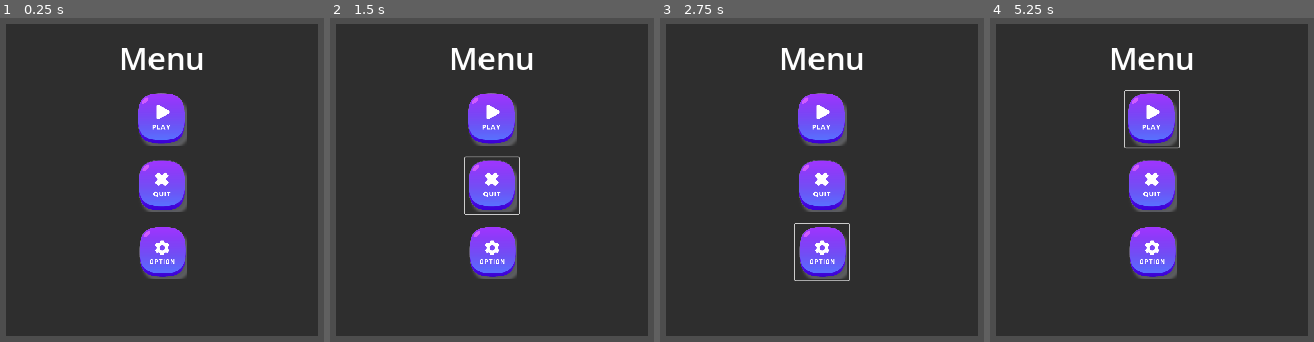
Above: before the commit, frames 1-4 (left to right).
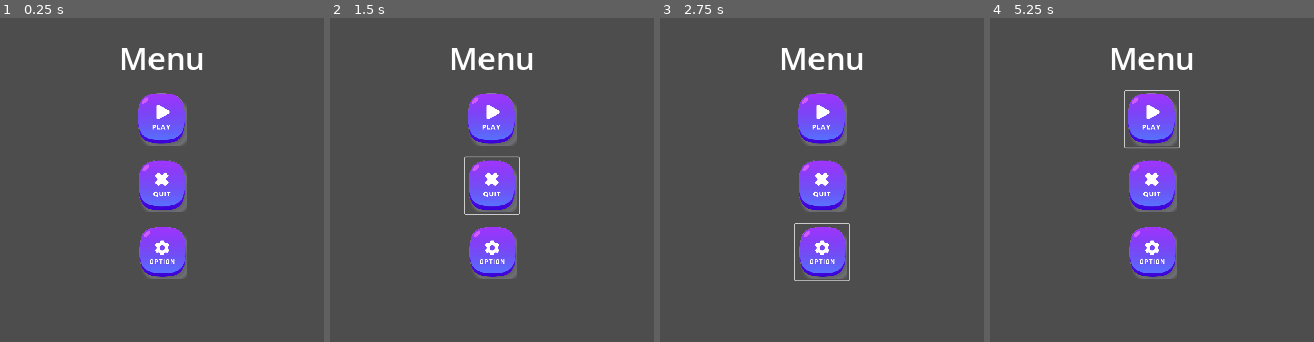
Above: after the commit, the same moments.

Repository: Habimana38/GAMEJAM2024
Game: Godot game, scene res://Interface/Menu.tscn
Two runs of this game, one before a commit and one after it. Both use one fixed random seed, a clock stepped at 60 frames per second and the inputs below. This scene is started directly instead of the project's main scene.
Inputs (mouse positions are in pixels of both pictures, inside the frame that each line leads up to):
- Up to frame 1 (0.25 s): no input
- Up to frame 2 (1.5 s): click (492, 118) at 0.5 s; click (492, 186) at 1.25 s
- Up to frame 3 (2.75 s): click (822, 251) at 2 s
- Up to frame 4 (5.25 s): click (1152, 118) at 2.75 s; click (1152, 186) at 3.5 s; click (1152, 251) at 4.25 s; click (1152, 118) at 5 s

The runs differ from the first frame. In frame 1, 85% of the frame differs, in the area x 1-99%, y 1-99%; in frame 2, 85%; in frame 3, 85%; in frame 4, 85%.

Commit message:
Menu pause

Diff:
--- a/Interface/Menu.tscn
+++ b/Interface/Menu.tscn
@@ -13,50 +13,40 @@
 grow_horizontal = 2
 grow_vertical = 2
 
-[node name="PanelContainer" type="PanelContainer" parent="."]
-layout_mode = 1
-anchors_preset = -1
-anchor_left = 0.308
-anchor_top = 0.117
-anchor_right = 0.684
-anchor_bottom = 0.869
-offset_left = -6.78406
-offset_top = -7.80801
-offset_right = 23.168
-offset_bottom = 22.144
-grow_horizontal = 2
-grow_vertical = 2
-
-[node name="MarginContainer" type="MarginContainer" parent="PanelContainer"]
+[node name="MarginContainer" type="MarginContainer" parent="."]
 layout_mode = 2
+offset_left = 624.0
+offset_top = 112.0
+offset_right = 1424.0
+offset_bottom = 912.0
 theme_override_constants/margin_top = 30
 
-[node name="Label" type="Label" parent="PanelContainer/MarginContainer"]
+[node name="Label" type="Label" parent="MarginContainer"]
 layout_mode = 2
 size_flags_horizontal = 4
 size_flags_vertical = 0
 theme = ExtResource("1_f52sm")
 text = "Menu"
 
-[node name="VBoxContainer" type="VBoxContainer" parent="PanelContainer/MarginContainer"]
+[node name="VBoxContainer" type="VBoxContainer" parent="MarginContainer"]
 layout_mode = 2
 size_flags_horizontal = 4
 size_flags_vertical = 4
 theme_override_constants/separation = 25
 
-[node name="Button" type="Button" parent="PanelContainer/MarginContainer/VBoxContainer"]
+[node name="Button" type="Button" parent="MarginContainer/VBoxContainer"]
 layout_mode = 2
 theme = ExtResource("1_f52sm")
 icon = ExtResource("2_m2i3g")
 flat = true
 
-[node name="Button2" type="Button" parent="PanelContainer/MarginContainer/VBoxContainer"]
+[node name="Button2" type="Button" parent="MarginContainer/VBoxContainer"]
 layout_mode = 2
 theme = ExtResource("1_f52sm")
 icon = ExtResource("3_xm6bj")
 flat = true
 
-[node name="Button3" type="Button" parent="PanelContainer/MarginContainer/VBoxContainer"]
+[node name="Button3" type="Button" parent="MarginContainer/VBoxContainer"]
 layout_mode = 2
 theme = ExtResource("1_f52sm")
 icon = ExtResource("4_dqm45")
